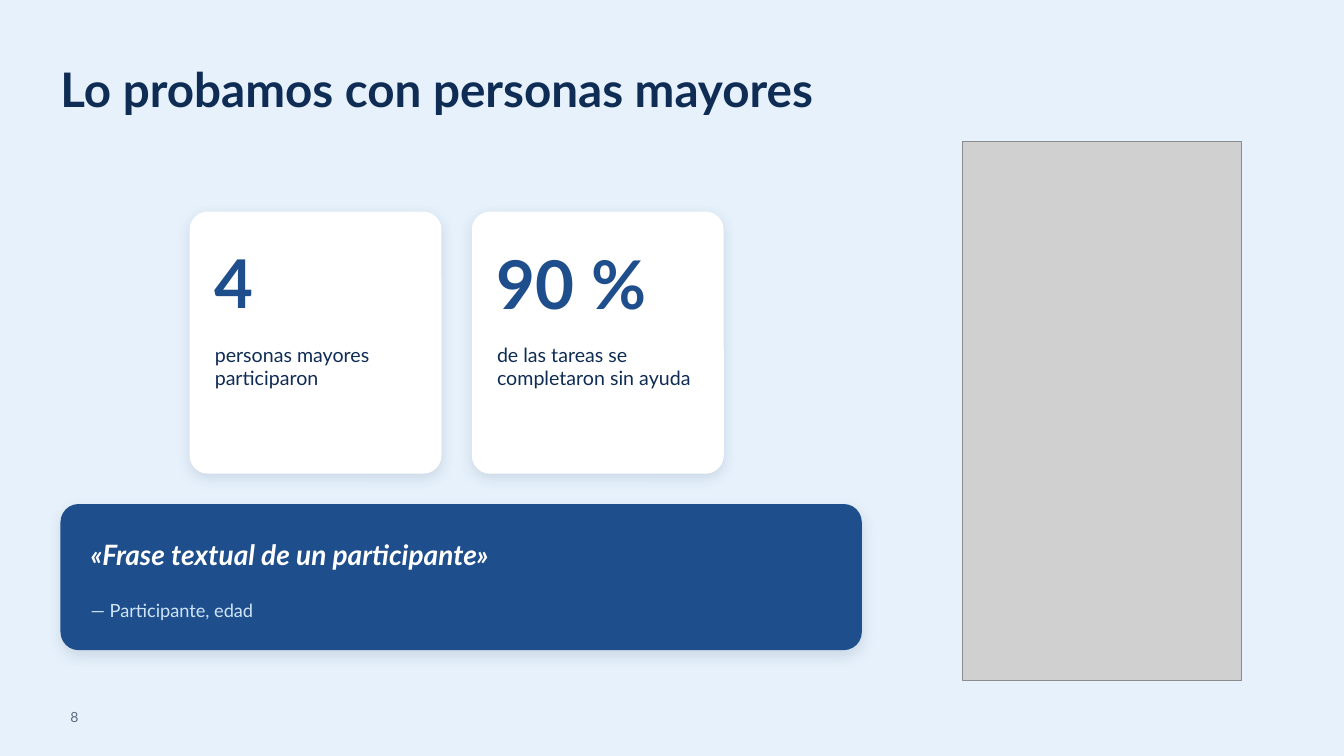
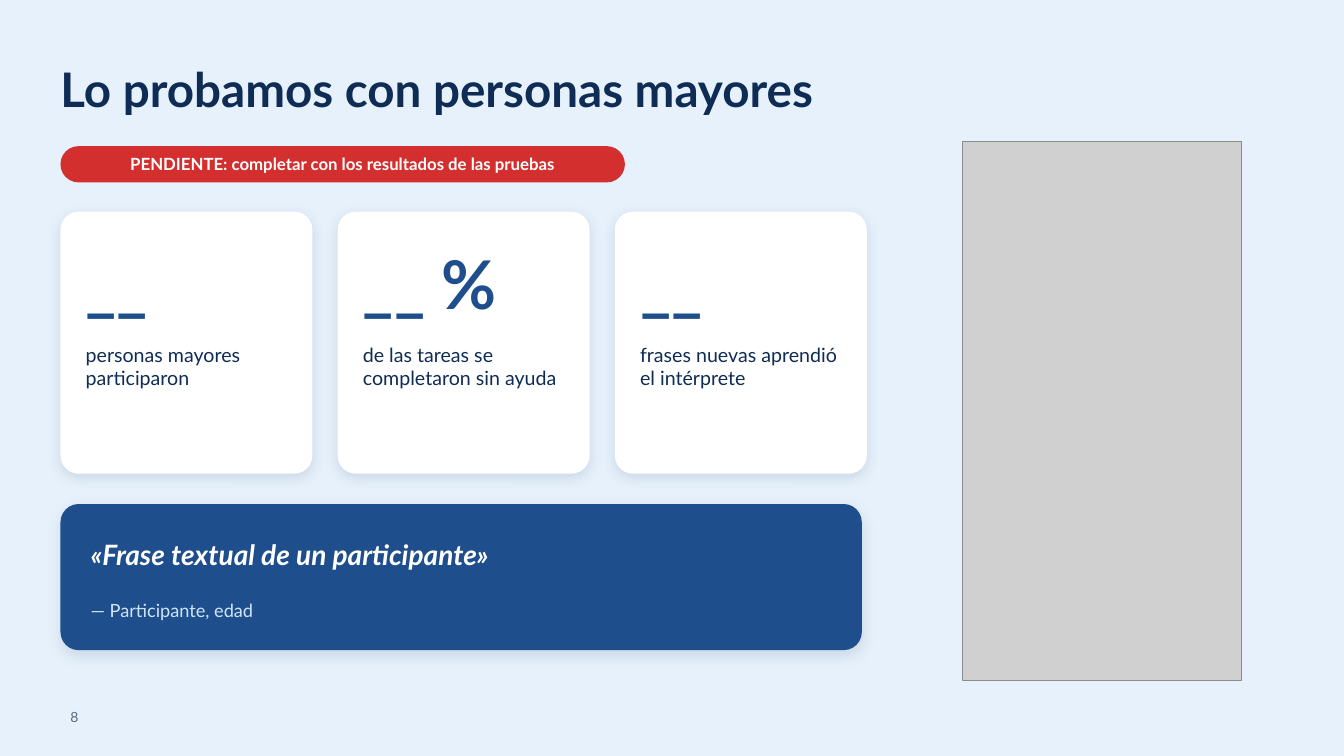
Before and after one commit to migxel23cl/WithYou, a slide deck: slide 8 of Antonio Varas_AldoMartinez_802°D_Grupo 6/Fase 3/Evidencias Grupales/Presentación Final del proyecto (Español).pptx. Drawn at 1344x756 pixels with LibreOffice and Linux fonts; fonts in the diff are those of the drawing; grey boxes stand for pictures; background and template pictures are left out. Boxes give left, top, right and bottom in pixels: in the first picture for what was removed or moved away, otherwise in the second. Text is boxed around its words. In the diff, an @@ line names an element or a change of style, - is before the commit and + after.

Commit message:
update presentacion final

```diff
--- a/Antonio Varas_AldoMartinez_802°D_Grupo 6/Fase 3/Evidencias Grupales/Presentación Final del proyecto (Español).pptx
+++ b/Antonio Varas_AldoMartinez_802°D_Grupo 6/Fase 3/Evidencias Grupales/Presentación Final del proyecto (Español).pptx
@@ rounded rectangle added at bbox=[60, 146, 625, 182], fill #D32F2F @@
@@ text added at bbox=[130, 157, 555, 173], 12 pt, text #FFFFFF, bold @@
+PENDIENTE: completar con los resultados de las pruebas
@@ rounded rectangle: place and size @@
-rounded rectangle at bbox=[190, 212, 442, 474]
+rounded rectangle at bbox=[60, 212, 313, 474]
@@ rounded rectangle: place and size @@
-rounded rectangle at bbox=[472, 212, 724, 474]
+rounded rectangle at bbox=[338, 212, 590, 474]
@@ rounded rectangle added at bbox=[615, 212, 867, 474], fill #FFFFFF @@
@@ text added at bbox=[640, 232, 842, 333], 48 pt, text #1F4E8C, bold @@
+__
@@ text at bbox=[215, 259, 254, 308]: text changed @@
-4
+__
@@ text at bbox=[497, 260, 575, 310]: text changed @@
-90 %
+__ %
@@ text "personas mayores participaron": place and size @@
-text "personas mayores participaron" at bbox=[215, 352, 369, 389]
+text "personas mayores participaron" at bbox=[86, 352, 240, 389]
@@ text "de las tareas se completaron ...": place and size @@
-text "de las tareas se completaron ..." at bbox=[497, 347, 690, 389]
+text "de las tareas se completaron ..." at bbox=[363, 347, 556, 389]
@@ text added at bbox=[640, 347, 837, 389], 14 pt, text #0F2C55 @@
+frases nuevas aprendió el intérprete
```
Also in this commit, not shown: 4 other slides changed, 1 slide added, 1 slide removed.
